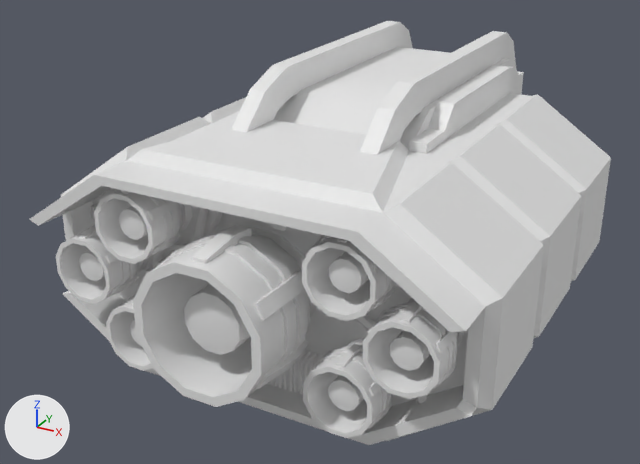
Before and after pictures for a commit that changed the glTF model assets/ship_parts/engines/Bracket_Engine.glb.
Both versions are drawn from a 50 mm camera at (3.21, -6.61, 2.85) aimed at (-0.27, -0.3, -0.31). Arrows for +X, +Y and +Z are at lower left; the lights stay in place. The picture after the commit comes second. Vertices at exactly the same position are counted once.

Names of what the first picture shows: 'Bracket Engine'.
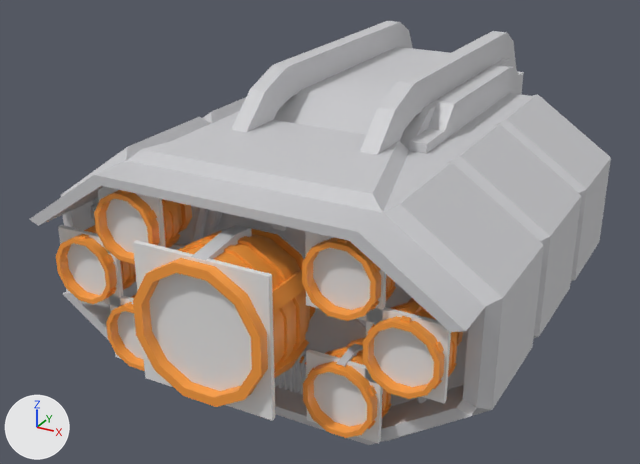
The edits, one by one:
Material 'EngineBody' (mat_enginebody) is new.
Its base color is (0.6, 0.6, 0.62) (light grey #cbcbce).
Material 'Thruster' (mat_thruster) is new.
Its base color is (1.0, 0.35, 0.05) (orange #ffa03f).
me_cube_152 has 5652 vertices, 10482 faces and spans x -1.84..1.84, y -2.51..2.51, z -1.18..1.18.
me_cube_152 is used by ob_bracket_engine; location (0.0, 0.0, 0.0).
me_cube_152 part 1: 5808 faces spanning x -1.84..1.84, y -2.42..2.51, z -1.18..1.18 switch from no material to mat_enginebody (light grey #cbcbce).
me_cube_152 part 2: 4674 faces spanning x -1.63..1.6, y -2.51..-1.37, z -0.92..0.59 switch from no material to mat_thruster (orange #ffa03f).
Mesh me_cube_006 is new.
It is a box spanning x -0.281..0.281, y -0.02..0.02, z -0.281..0.281.
Mesh me_cube is new.
It is a box spanning x -0.539..0.539, y -0.02..0.02, z -0.539..0.539.
Object 'RightBottomThruster' (ob_rightbottomthruster) is new; it shows me_cube_006.
Its location is (0.876, -2.04, -0.624).
Object 'RightMidThruster' (ob_rightmidthruster) is new; it shows a copy of me_cube_006.
Its location is (1.326, -2.04, -0.149).
Object 'RightTopThruster' (ob_righttopthruster) is new; it shows a copy of me_cube_006.
Its location is (0.876, -2.04, 0.301).
Object 'LeftBottomThruster' (ob_leftbottomthruster) is new; it shows a copy of me_cube_006.
Its location is (-0.876, -2.04, -0.624).
Object 'LeftMidThruster' (ob_leftmidthruster) is new; it shows a copy of me_cube_006.
Its location is (-1.326, -2.04, -0.149).
Object 'LeftTopThruster' (ob_lefttopthruster) is new; it shows a copy of me_cube_006.
Its location is (-0.876, -2.04, 0.301).
Object 'CenterThruster' (ob_centerthruster) is new; it shows me_cube.
Its location is (0.0, -2.406, -0.162).

Boxes (x1, y1, x2, y2) around the edits, measured in the pictures (640 x 464 px):
'CenterThruster', added: after (133, 240, 275, 421)
'RightMidThruster', added: after (365, 307, 451, 403)
'RightTopThruster', added: after (305, 231, 386, 324)
'RightBottomThruster', added: after (306, 349, 383, 444)
'LeftTopThruster', added: after (98, 186, 166, 253)
'LeftMidThruster', added: after (58, 225, 124, 307)
'LeftBottomThruster', added: after (110, 295, 144, 359)
part 1 of me_cube_152, recoloured (white to light grey): (29, 21, 611, 445) in both
part 2 of me_cube_152, recoloured (white to orange): (56, 190, 463, 438) in both
